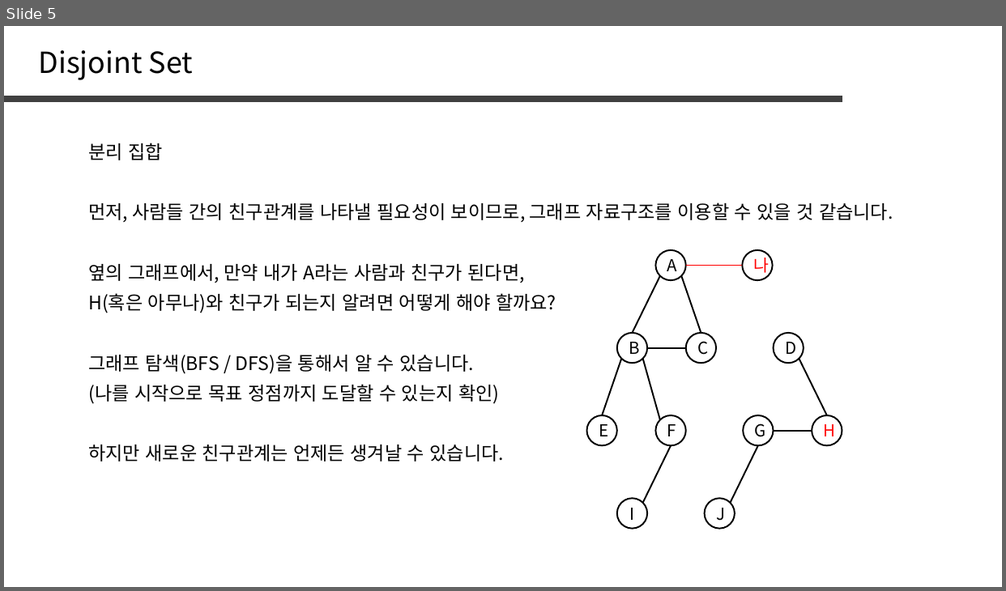
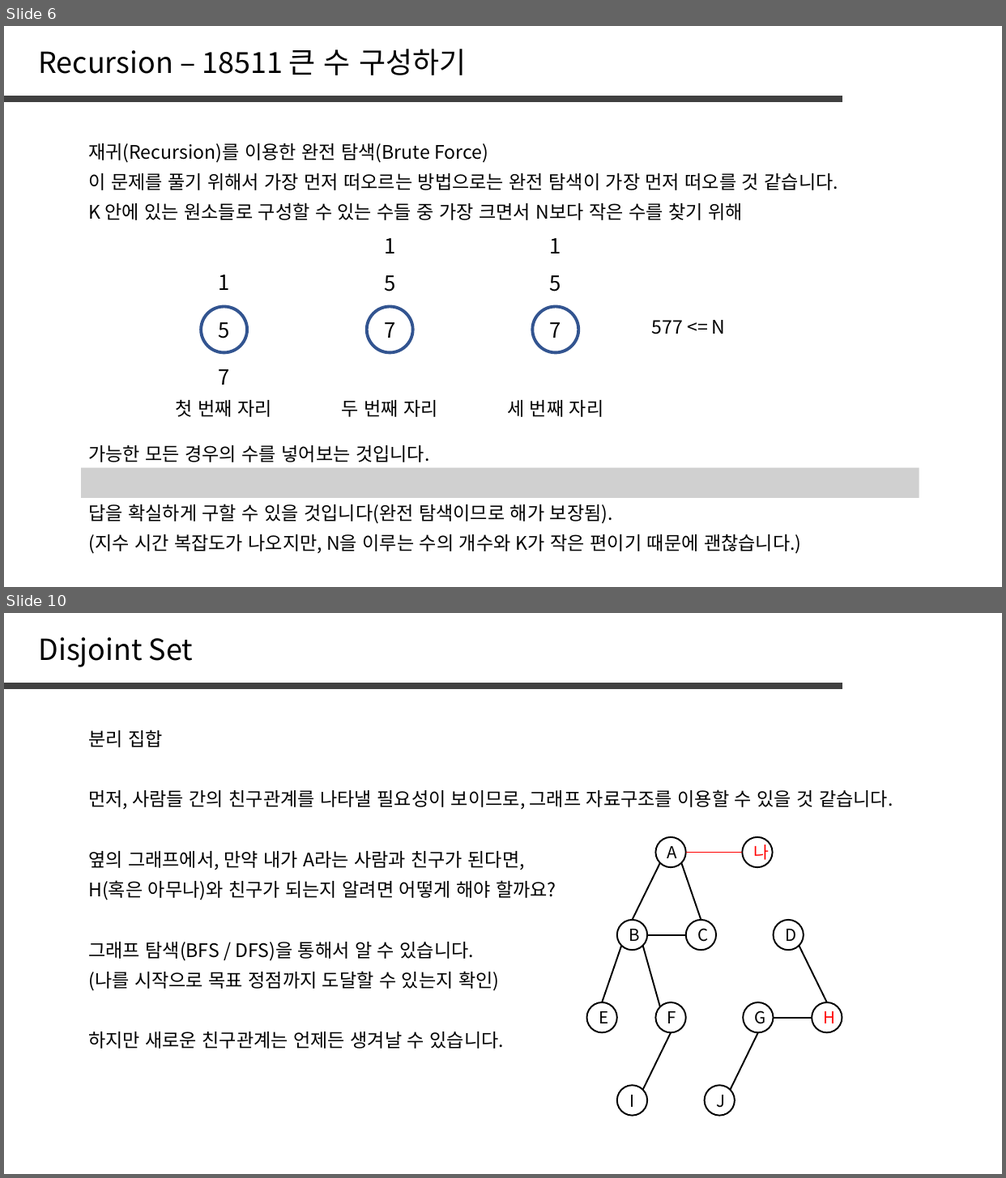
Before and after one commit to jaehoo1/PS-study, a slide deck: study/11_Recursion, Backtracking.pptx. Shown one above the other, each under a label of ours: slide 5 before the commit, slides 6 and 10 after it; the slides between them are not shown. The pictures are 1006x591 and 1006x1178 pixels, drawn with LibreOffice and Linux fonts; fonts in the diff are those of the drawing; grey boxes stand for pictures. Boxes give left, top, right and bottom in pixels: in the first picture for what was removed or moved away, otherwise in the second. Text is boxed around its words. In the diff, an @@ line names an element or a change of style, - is before the commit and + after.

```diff
--- a/study/11_Recursion, Backtracking.pptx
+++ b/study/11_Recursion, Backtracking.pptx
@@ slide 6 added at (4, 26, 1002, 587), background #FFFFFF @@
@@ text added at (39, 49, 466, 75), 28 pt, text #000000 @@
+Recursion – 18511 큰 수 구성하기
@@ line added from (4, 99) to (842, 99), #404040 6 pt @@
@@ text added at (88, 143, 488, 163), 18 pt, text #000000 @@
+재귀(Recursion)를 이용한 완전 탐색(Brute Force)
@@ text added at (88, 173, 838, 190), 18 pt, text #000000 @@
+이 문제를 풀기 위해서 가장 먼저 떠오르는 방법으로는 완전 탐색이 가장 먼저 떠오를 것 같습니다.
@@ text added at (88, 203, 743, 220), 18 pt, text #000000 @@
+K 안에 있는 원소들로 구성할 수 있는 수들 중 가장 크면서 N보다 작은 수를 찾기 위해
@@ text added at (384, 238, 395, 254), 20 pt, text #000000 @@
+1
@@ text added at (550, 238, 561, 254), 20 pt, text #000000 @@
+1
@@ text added at (218, 275, 229, 290), 20 pt, text #000000 @@
+1
@@ text added at (384, 275, 395, 292), 20 pt, text #000000 @@
+5
@@ text added at (550, 275, 561, 292), 20 pt, text #000000 @@
+5
@@ ellipse added at (201, 307, 247, 353), outline #325491 3 pt, 20 pt, text #000000 @@
+5
@@ ellipse added at (367, 307, 414, 353), outline #325491 3 pt, 20 pt, text #000000 @@
+7
@@ ellipse added at (533, 307, 579, 353), outline #325491 3 pt, 20 pt, text #000000 @@
+7
@@ text added at (652, 320, 726, 335), 18 pt, text #000000 @@
+577 <= N
@@ text added at (218, 369, 229, 385), 20 pt, text #000000 @@
+7
@@ text added at (176, 399, 273, 417), 18 pt, text #000000 @@
+첫 번째 자리
@@ text added at (342, 400, 438, 417), 18 pt, text #000000 @@
+두 번째 자리
@@ text added at (507, 400, 604, 417), 18 pt, text #000000 @@
+세 번째 자리
@@ text added at (88, 446, 429, 463), 18 pt, text #000000 @@
+가능한 모든 경우의 수를 넣어보는 것입니다.
@@ picture added at (81, 467, 919, 497) @@
@@ text added at (88, 504, 613, 524), 18 pt, text #000000 @@
+답을 확실하게 구할 수 있을 것입니다(완전 탐색이므로 해가 보장됨).
@@ text added at (88, 534, 801, 554), 18 pt, text #000000 @@
+(지수 시간 복잡도가 나오지만, N을 이루는 수의 개수와 K가 작은 편이기 때문에 괜찮습니다.)
@@ what was slide 5 is now slide 10 @@
```
Also in this commit, not shown: 1 slide changed, 5 other slides added, 1 slide removed.
